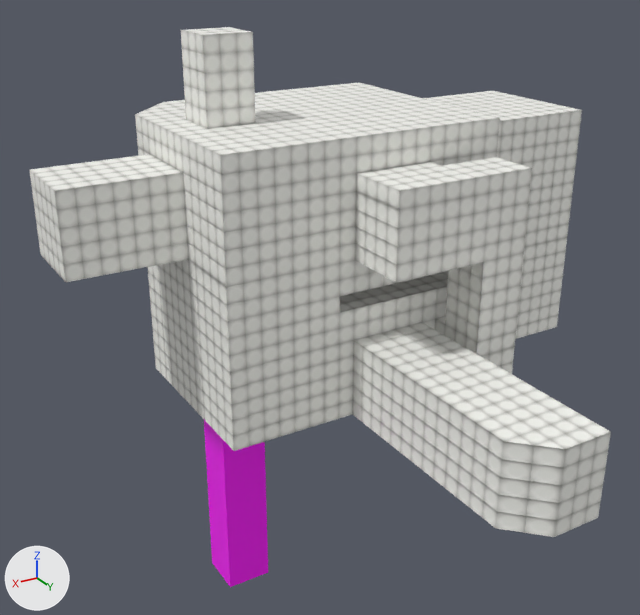
The FBX model Assets/Meshes/doorway.fbx, before and after one commit.
Rendered twice from a 50 mm lens placed at (21.5, 73.9, 47.3), pointed at (-4.1, 31.2, 26.0). The axes (+X, +Y, +Z) are drawn at lower left. The lights are the same throughout. Where no turn or scale is listed for an object, it has been applied to the vertices.

In view in the first picture: 'doorway'.
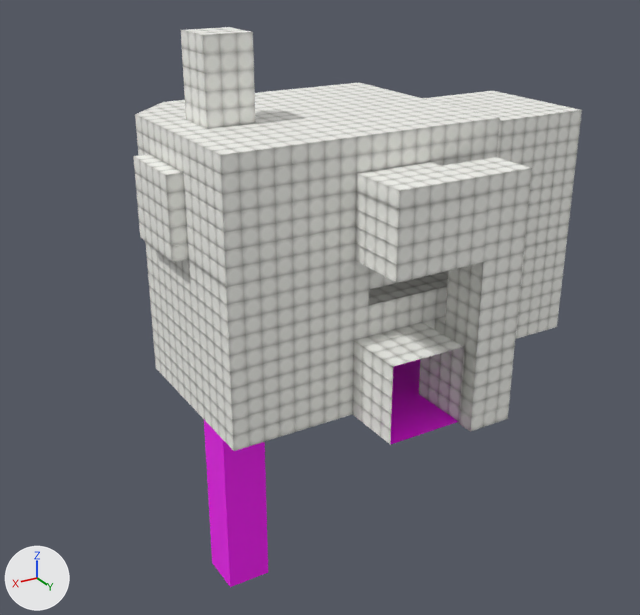
The newer file is also turned or shifted as a whole; pictures and numbers use the older file's frame.

What differs and where, as boxes [x1, y1, x2, y2] in the pictures (640 x 615 px):
```json
{"object": "doorway", "change": "reshaped", "before": [29, 27, 611, 587], "after": [133, 27, 582, 587], "on screen": "23% narrower"}
{"part": 1, "of": "me_cube_005", "change": "deleted", "before": [390, 347, 611, 537]}
{"part": 2, "of": "me_cube_005", "change": "cut back", "before": [29, 156, 172, 282], "after": [133, 156, 172, 262]}
{"part": 3, "of": "me_cube_005", "change": "deleted", "before": [340, 294, 368, 312]}
```

Edits to the scene script, one JSON object a line:
```json
{"block": "me_cube_005", "where": "# used by ob_doorway; location = (0.0, 47.0, 20.0)"}
{"op": "remove", "block": "me_cube_005", "code": "me_cube_005.from_pydata(...)  # 3568 vertices, 3577 faces; spans x -25.5..10.5, y -27.5..2.5, z -15.0..22.0"}
{"op": "add", "block": "me_cube_005", "code": "me_cube_005.from_pydata(...)  # 3160 vertices, 3158 faces; spans x -25.5..4.5, y -27.5..-8.5, z -15.0..22.0"}
{"block": "me_cube_005", "change": "me_cube_005 part 1: 232 vertices removed from x -10.5..-4.5, y -7.5..2.5, z 0.0..5.0"}
{"block": "me_cube_005", "change": "me_cube_005 part 2: 8 vertices moved from x 5.5, y -22.5..-17.5, z 10.0..15.0 to x 4.5, y -21.5..-18.5, z 11.0..14.0; 128 vertices removed from x 5.5..10.5, y -22.5..-17.5, z 10.0..15.0; 8 vertices added at x 4.5, y -21.5..-18.5, z 11.0..14.0"}
{"block": "me_cube_005", "change": "me_cube_005 part 3: 56 vertices removed from x -4.5..-3.5, y -26.5..-13.5, z 7.0..8.0"}
```
